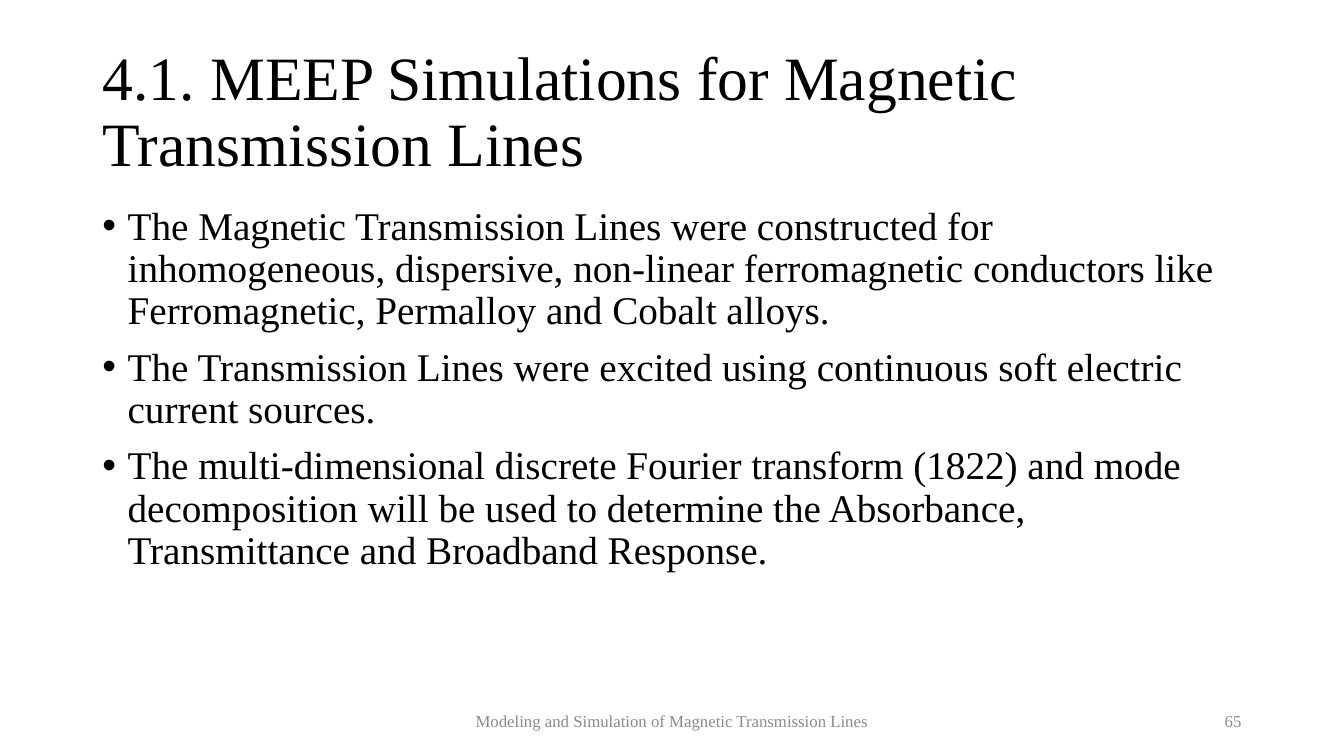
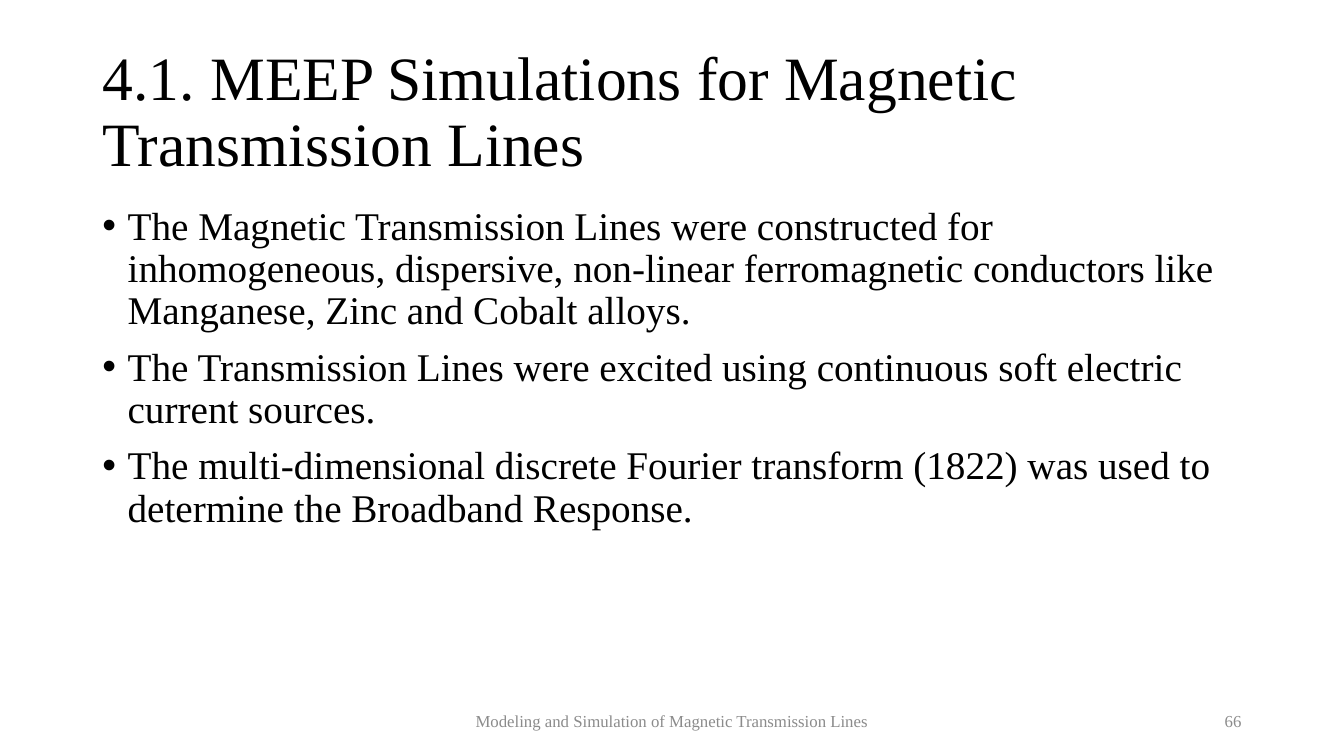
Before and after one commit to MuhammadShamaas1997/Electrical-Engineering, a slide deck: slide 66 of MS/Spring 2020/Thesis/Magnetic Transmission Lines/Thesis Final Presentation.pptx (slide 65 before the commit). Drawn at 1344x756 pixels with LibreOffice and Linux fonts; fonts in the diff are those of the drawing. Boxes give left, top, right and bottom in pixels: in the first picture for what was removed or moved away, otherwise in the second. Text is boxed around its words. In the diff, an @@ line names an element or a change of style, - is before the commit and + after.

```diff
--- a/MS/Spring 2020/Thesis/Magnetic Transmission Lines/Thesis Final Presentation.pptx
+++ b/MS/Spring 2020/Thesis/Magnetic Transmission Lines/Thesis Final Presentation.pptx
@@ text at box(128, 212, 1214, 332): text changed @@
-• The Magnetic Transmission Lines were constructed for inhomogeneous, dispersive, non-linear ferromagnetic conductors like Ferromagnetic, Permalloy and Cobalt alloys.
+• The Magnetic Transmission Lines were constructed for inhomogeneous, dispersive, non-linear ferromagnetic conductors like Manganese, Zinc and Cobalt alloys.
@@ text at box(128, 451, 1210, 529): text changed @@
-• The multi-dimensional discrete Fourier transform (1822) and mode decomposition will be used to determine the Absorbance, Transmittance and Broadband Response.
+• The multi-dimensional discrete Fourier transform (1822) was used to determine the Broadband Response.
@@ page number at box(1225, 716, 1242, 727): text changed @@
-65
+66
```
Also in this commit, not shown: 5 other slides changed, 1 slide added, 1 other file.
